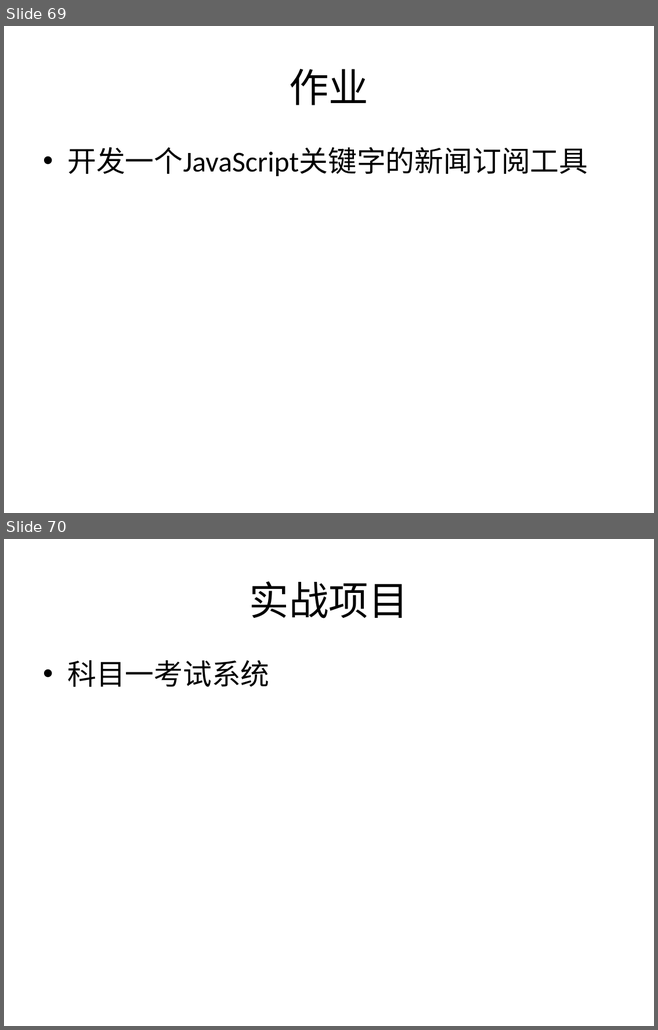
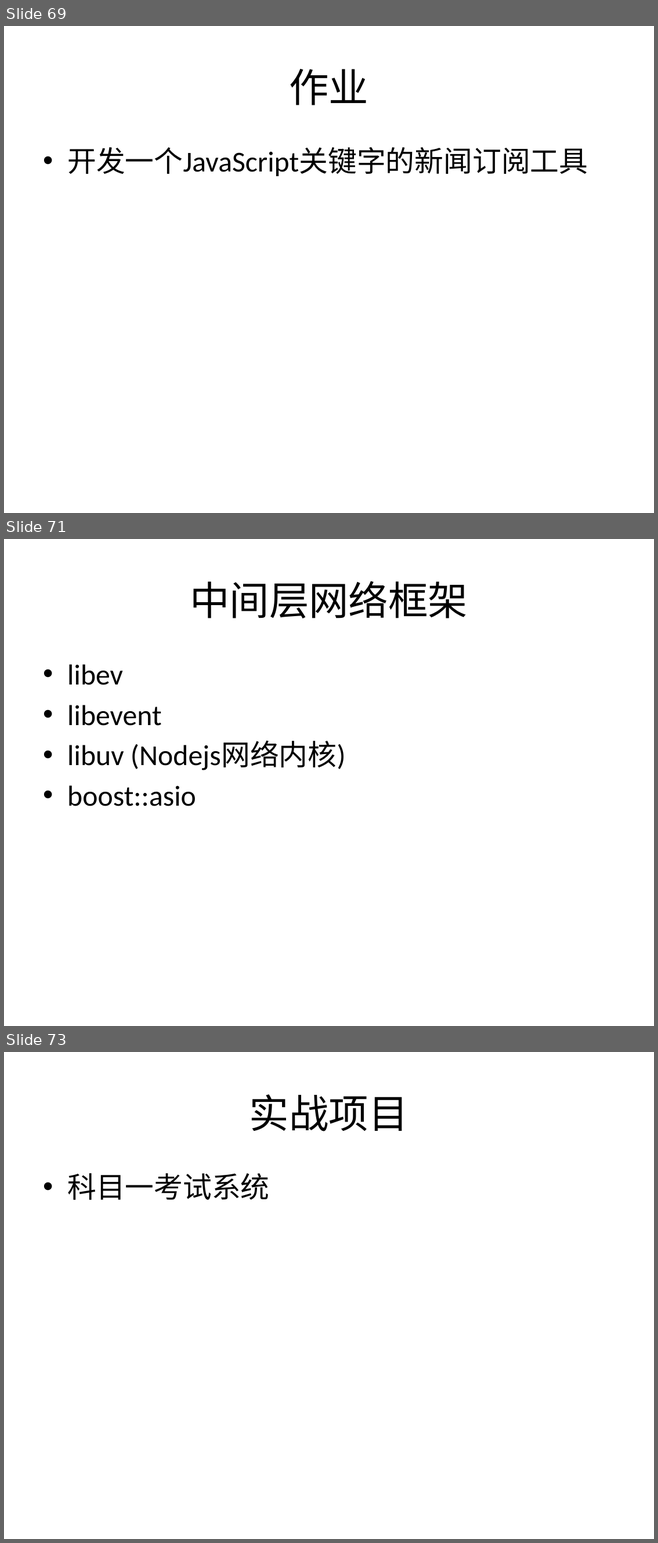
Before and after one commit to plter/HTML5Course20160612, a slide deck: Web前端教学记录.pptx. Shown one above the other, each under a label of ours: slides 69 and 70 before the commit, slides 69, 71 and 73 after it; the slides between them are not shown. The pictures are 658x1030 and 658x1543 pixels, drawn with LibreOffice and Linux fonts; fonts in the diff are those of the drawing. Boxes give left, top, right and bottom in pixels: in the first picture for what was removed or moved away, otherwise in the second. Text is boxed around its words. In the diff, an @@ line names an element or a change of style, - is before the commit and + after.

```diff
--- a/Web前端教学记录.pptx
+++ b/Web前端教学记录.pptx
@@ slide 71 added at bbox=[4, 539, 654, 1026], background #FFFFFF @@
@@ title added at bbox=[190, 581, 467, 618], 44 pt, text #000000 @@
+中间层网络框架
@@ text added at bbox=[67, 664, 346, 806], 32 pt, text #000000 @@
+• libev
+• libevent
+• libuv (Nodejs网络内核)
+• boost::asio
@@ what was slide 70 is now slide 73 @@
```
Also in this commit, not shown: 2 other slides added, 6 other files.
